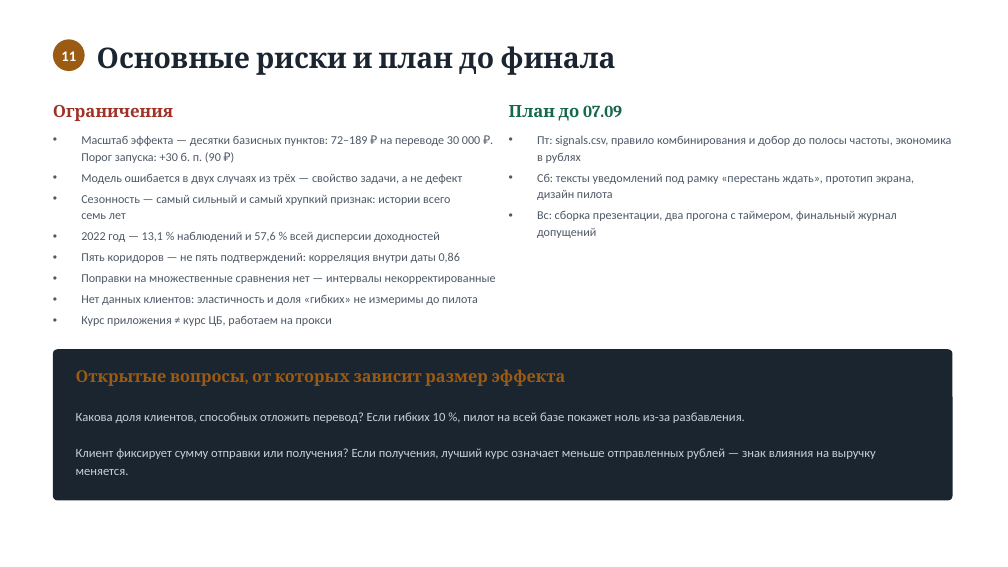
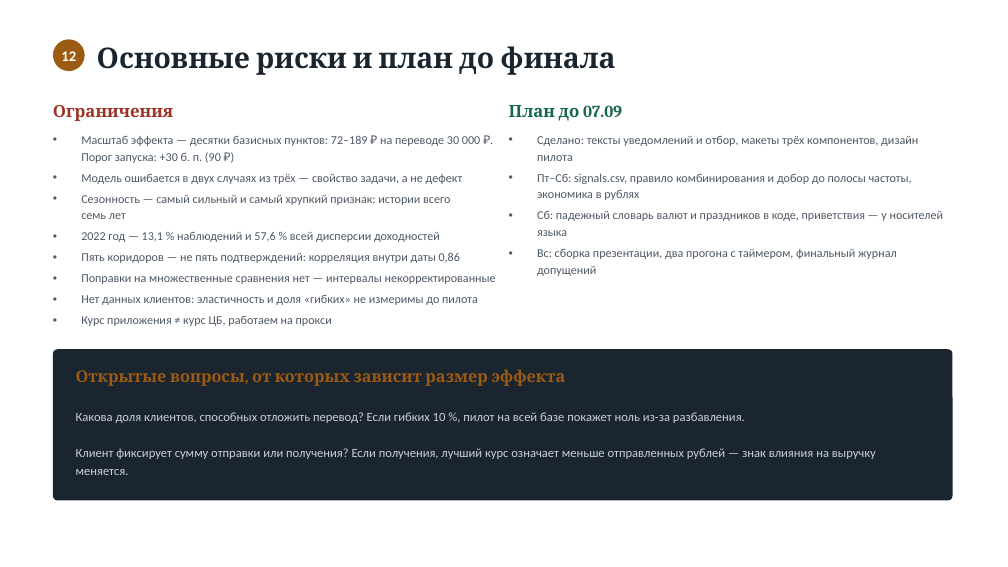
Before and after one commit to tarma3v/international_transfers_signals, a slide deck: slide 14 of submission/prezentaciya-promezhutochnaya.pptx (slide 13 before the commit). Drawn at 1008x567 pixels with LibreOffice and Linux fonts; fonts in the diff are those of the drawing. Boxes give left, top, right and bottom in pixels: in the first picture for what was removed or moved away, otherwise in the second. Text is boxed around its words. In the diff, an @@ line names an element or a change of style, - is before the commit and + after.

```diff
--- a/submission/prezentaciya-promezhutochnaya.pptx
+++ b/submission/prezentaciya-promezhutochnaya.pptx
@@ text at (x1=61, y1=51, x2=76, y2=61): text changed @@
-11
+12
@@ text at (x1=537, y1=136, x2=944, y2=236): text changed @@
-• Пт: signals.csv, правило комбинирования и добор до полосы частоты, экономика в рублях
-• Сб: тексты уведомлений под рамку «перестань ждать», прототип экрана, дизайн пилота
+• Сделано: тексты уведомлений и отбор, макеты трёх компонентов, дизайн пилота
+• Пт–Сб: signals.csv, правило комбинирования и добор до полосы частоты, экономика в рублях
+• Сб: падежный словарь валют и праздников в коде, приветствия — у носителей языка
```
Also in this commit, not shown: 3 other slides changed, 1 slide added, 1 other file.
